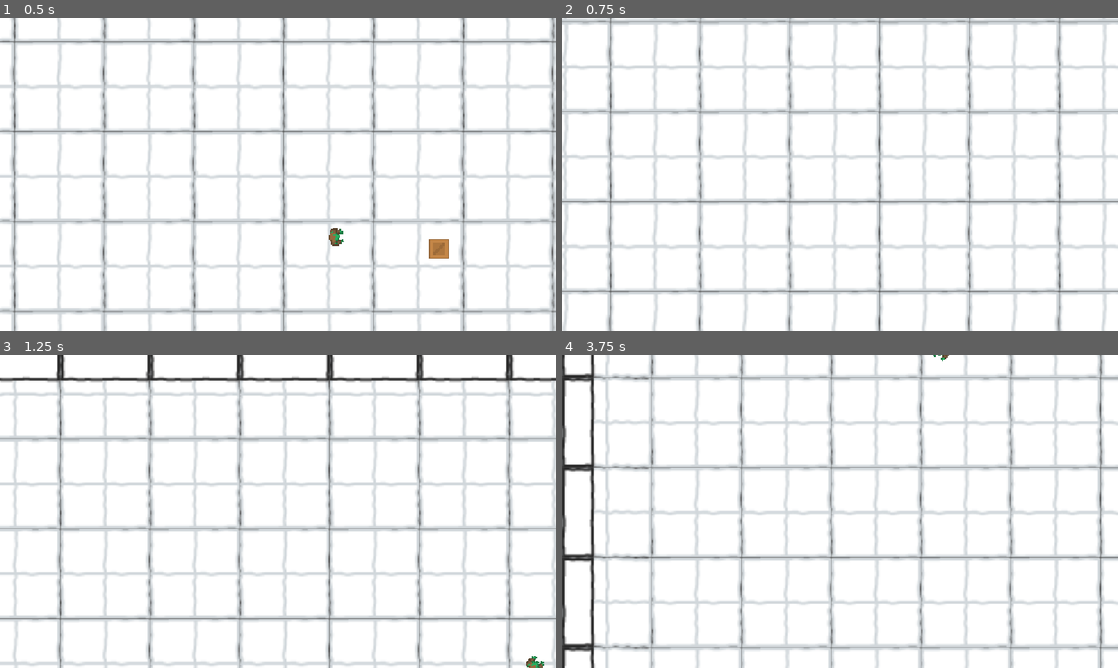
Above: before the commit, frames 1-4 (two rows, left to right).
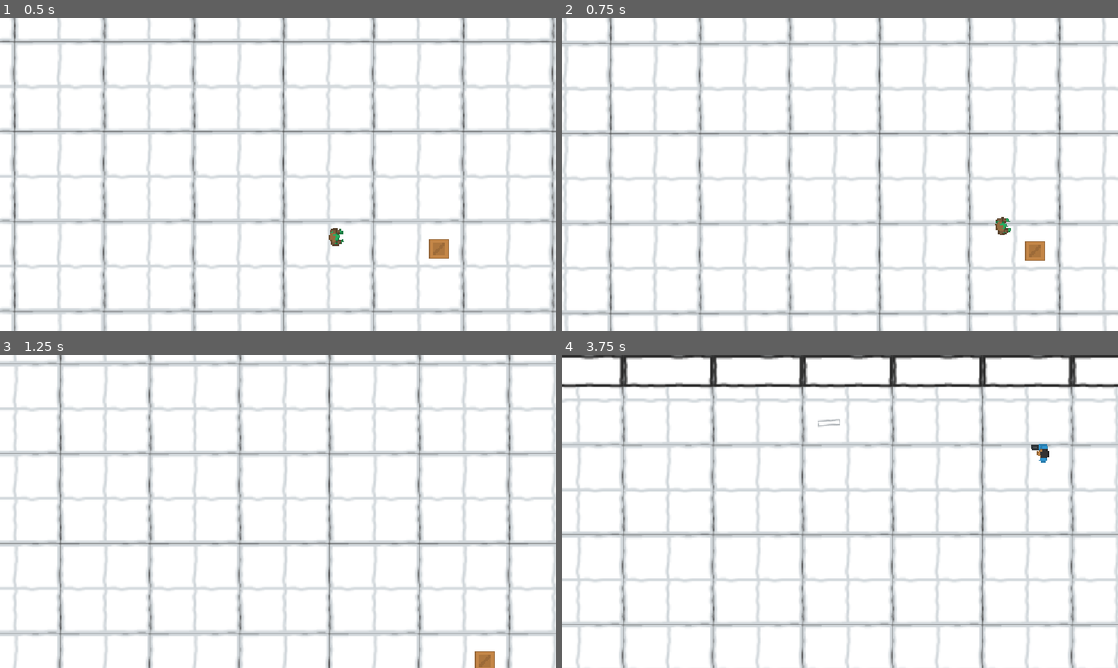
Above: after the commit, the same moments.

Repository: Frickerson/Brackeys_2026.2
Game: Godot game, scene res://Game/Levels/BasicLevel.tscn
Two runs of this game, one before a commit and one after it. Both use one fixed random seed, a clock stepped at 60 frames per second and the inputs below. This scene is started directly instead of the project's main scene.
Inputs (mouse positions are in pixels of both pictures, inside the frame that each line leads up to):
- Up to frame 1 (0.5 s): no input
- Up to frame 2 (0.75 s): move the mouse to (812, 237) at 0.52 s; hold W (Player_Move_Up) from 0.53 s (still down); click (812, 237) at 0.6 s
- Up to frame 3 (1.25 s): keep holding W (Player_Move_Up)
- Up to frame 4 (3.75 s): move the mouse to (1006, 558) at 1.27 s; click (1006, 558) at 1.35 s; move the mouse to (673, 464) at 2.02 s; release W (Player_Move_Up) at 2.03 s; hold A (Player_Move_Left) 2.03-3.53 s; click (673, 464) at 2.1 s; move the mouse to (867, 511) at 2.77 s; click (867, 511) at 2.85 s; move the mouse to (756, 433) at 3.52 s; hold S (Player_Move_Down) from 3.53 s (still down); click (756, 433) at 3.6 s

Frame 1 is identical in both runs. In frame 2, 21% of the frame differs, in the area x 0-100%, y 0-100%; in frame 3, 21%; in frame 4, 36%.

Commit message:
get rid of insane number player

Diff:
--- a/Game/Objects/Player/Player.tscn
+++ b/Game/Objects/Player/Player.tscn
@@ -13,7 +13,6 @@
 
 [node name="Player" type="CharacterBody2D" unique_id=1713415423 node_paths=PackedStringArray("AttackLocation", "Camera")]
 script = ExtResource("1_5anc7")
-MoveSpeed = 20000.0
 DefaultWeapon = ExtResource("2_g70qv")
 AttackLocation = NodePath("CollisionShape2D/Sprite2D/AttackLocation")
 Camera = NodePath("Camera2D")
